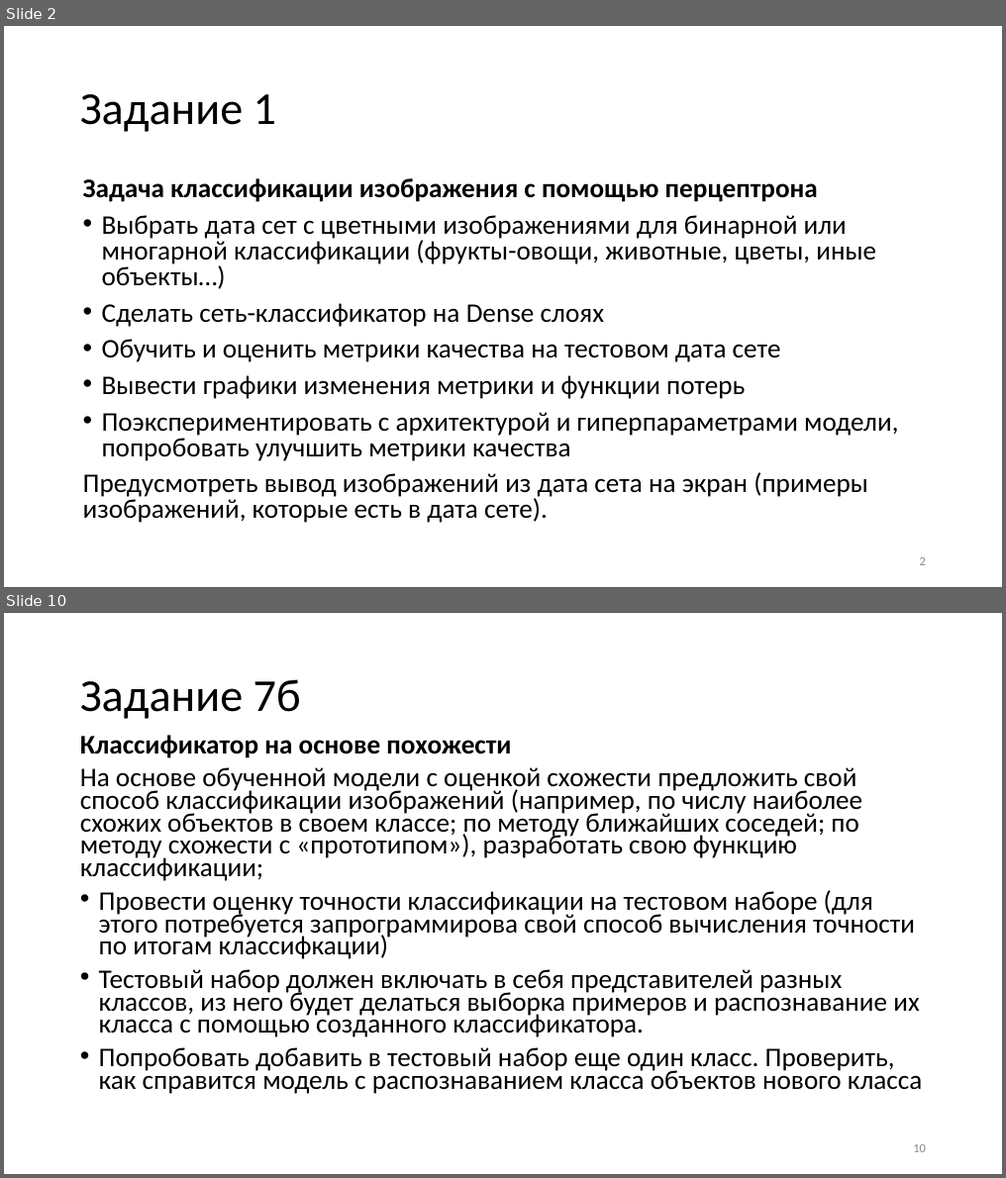
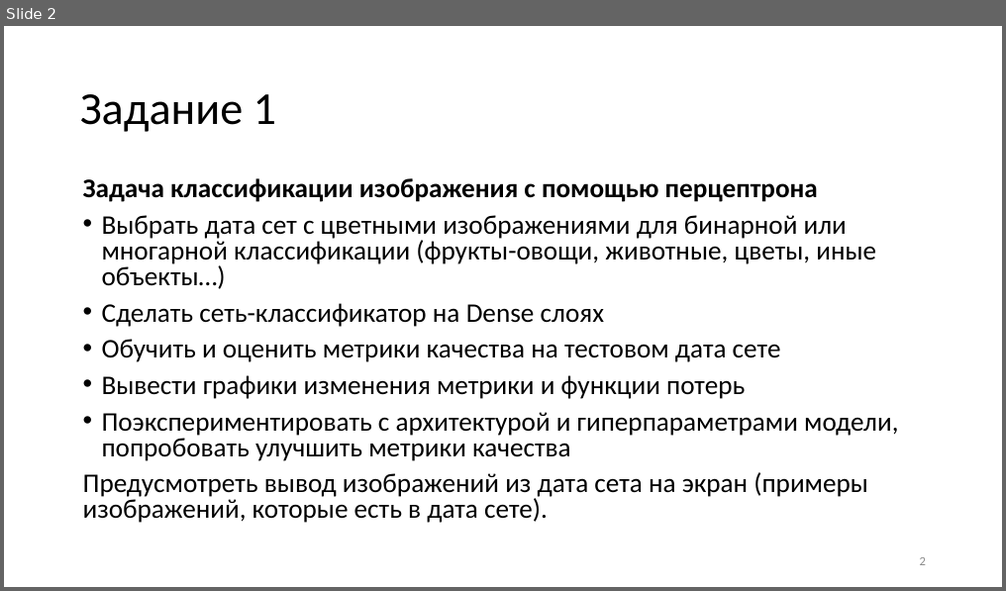
Before and after one commit to itc202/praktik, a slide deck: Нейросети_2024_практические_less2.pptx. Shown one above the other, each under a label of ours: slides 2 and 10 before the commit, slide 2 after it; the slides between them are not shown. The pictures are 1006x1178 and 1006x591 pixels, drawn with LibreOffice and Linux fonts; fonts in the diff are those of the drawing. Boxes give left, top, right and bottom in pixels: in the first picture for what was removed or moved away, otherwise in the second. Text is boxed around its words. In the diff, an @@ line names an element or a change of style, - is before the commit and + after.

```diff
--- a/Нейросети_2024_практические_less2.pptx
+++ b/Нейросети_2024_практические_less2.pptx
@@ slide 10 removed at bbox=[4, 613, 1002, 1174], background #FFFFFF @@
@@ title removed at bbox=[80, 679, 301, 719] @@
-Задание 7б
@@ text removed at bbox=[80, 735, 922, 1094] @@
-Классификатор на основе похожести
-На основе обученной модели с оценкой схожести предложить свой способ классификации изображений (например, по числу наиболее схожих объектов в своем классе; по методу ближайших соседей; по методу схожести с «прототипом»), разработать свою функцию классификации;
-• Провести оценку точности классификации на тестовом наборе (для этого потребуется запрограммирова свой способ вычисления точности по итогам классифкации)
-• Тестовый набор должен включать в себя представителей разных классов, из него будет делаться выборка примеров и распознавание их класса с помощью созданного классификатора.
-• Попробовать добавить в тестовый набор еще один класс. Проверить, как справится модель с распознаванием класса объектов нового класса
@@ page number removed at bbox=[913, 1145, 926, 1153] @@
-10
```
Also in this commit, not shown: 5 slides changed, 1 slide added, 3 other slides removed.
